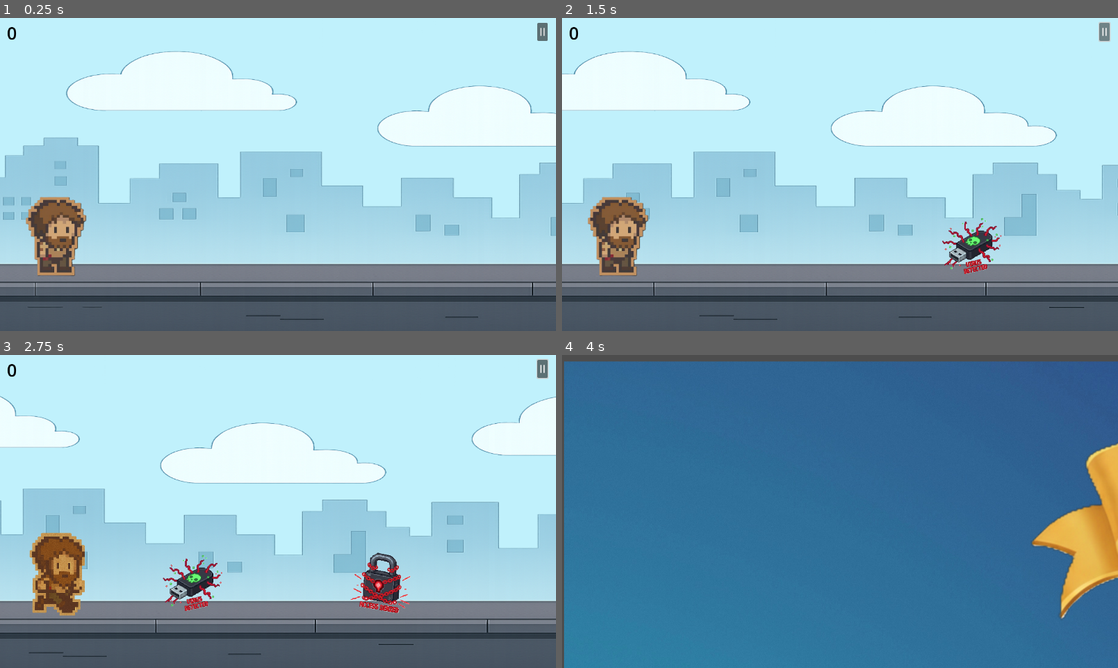
Above: before the commit, frames 1-4 (two rows, left to right).
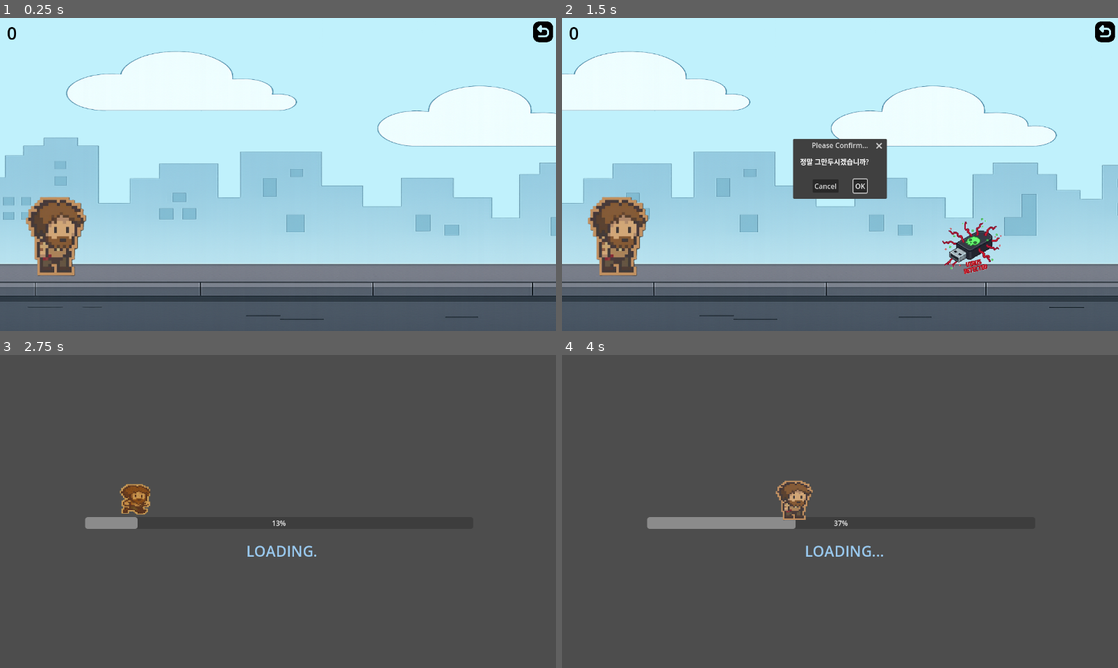
Above: after the commit, the same moments.

Repository: yuu-nn/Iloveboan
Game: Godot game, scene res://scenes/jumpgame.tscn
Two runs of this game, one before a commit and one after it. Both use one fixed random seed, a clock stepped at 60 frames per second and the inputs below. This scene is started directly instead of the project's main scene.
Inputs (mouse positions are in pixels of both pictures, inside the frame that each line leads up to):
- Up to frame 1 (0.25 s): no input
- Up to frame 2 (1.5 s): click (1106, 30) at 0.5 s, where only the run before the commit has a clickable "ll"; click (1106, 30) at 1.27 s
- Up to frame 3 (2.75 s): click (300, 524) at 2 s, where only the run after the commit has a clickable "OK"
- Up to frame 4 (4 s): click (1106, 367) at 2.75 s, where only the run before the commit has a clickable "ll"; tap Enter (ui_accept) at 3.5, 3.77 s; move the mouse to (962, 495) at 3.52 s; click (962, 495) at 3.67 s

The runs differ from the first frame. In frame 1, 0.2% of the frame differs, in the area x 95-100%, y 1-8%; in frame 2, 3.5%; in frame 3, 90%; in frame 4, 98%, in the area x 0-100%, y 2-100%.

Commit message:
점프게임 내 뒤로가기 버튼 구현

Diff:
--- /dev/null
+++ b/mainscene.gd
@@ -0,0 +1,52 @@
+extends Control
+
+# ───────────────────────────────
+# 노드 참조
+# ───────────────────────────────
+@onready var nickname_label = $NICKNAME
+@onready var coin_label = $COIN
+@onready var study_button = $STUDY
+@onready var store_button = $STORE
+@onready var game_button = $GAME
+@onready var profile_button = $PROFILE
+
+# ───────────────────────────────
+# 초기화
+# ───────────────────────────────
+func _ready() -> void:
+	# 닉네임 / 코인 표시
+	nickname_label.text = "NICKNAME: " + Globals.nickname
+	coin_label.text = "COIN: 0 sc"   # 나중에 Globals.coin 추가 가능
+
+	# 버튼 시그널 연결
+	study_button.pressed.connect(_on_study_pressed)
+	store_button.pressed.connect(_on_store_pressed)
+	game_button.pressed.connect(_on_game_pressed)
+	profile_button.pressed.connect(_on_profile_pressed)
+
+	# Globals의 닉네임 변경 이벤트 연결 (Autoload 등록 필수!)
+	if Globals.has_signal("nickname_changed"):
+		Globals.nickname_changed.connect(_on_nickname_changed)
+	else:
+		push_warning("Globals.nickname_changed 시그널을 찾을 수 없습니다.")
+
+# ───────────────────────────────
+# 버튼 콜백
+# ───────────────────────────────
+func _on_study_pressed() -> void:
+	get_tree().change_scene_to_file("res://scenes/LearningScene.tscn")
+
+func _on_store_pressed() -> void:
+	get_tree().change_scene_to_file("res://scenes/ShopScene.tscn")
+
+func _on_game_pressed() -> void:
+	get_tree().change_scene_to_file("res://scenes/jumpgame.tscn")
+
+func _on_profile_pressed() -> void:
+	get_tree().change_scene_to_file("res://scenes/ProfileScene.tscn")
+
+# ───────────────────────────────
+# 닉네임 변경 시 실행
+# ───────────────────────────────
+func _on_nickname_changed(new_name: String) -> void:
+	nickname_label.text = "NICKNAME: " + new_name
--- a/scenes/jumpgame.tscn
+++ b/scenes/jumpgame.tscn
@@ -13,7 +13,9 @@
 [ext_resource type="PackedScene" uid="uid://dxskr6vkf4iys" path="res://scenes/obstacles/obstacle_4.tscn" id="8_4ley2"]
 [ext_resource type="PackedScene" uid="uid://b8v7soica2rlp" path="res://scenes/obstacles/obstacle_5.tscn" id="9_mamp7"]
 [ext_resource type="Script" uid="uid://dsm5t5l6fmmct" path="res://scripts/gamecontroller.gd" id="13_e0rck"]
-[ext_resource type="PackedScene" uid="uid://cufsyvitr16so" path="res://scripts/QuizUI.tscn" id="13_ieuyw"]
+[ext_resource type="PackedScene" uid="uid://cufsyvitr16so" path="res://scenes/QuizUI.tscn" id="13_ieuyw"]
+[ext_resource type="Texture2D" uid="uid://bym57v5elufch" path="res://이미지 모아둔 폴더/backward.png" id="14_4ley2"]
+[ext_resource type="Script" uid="uid://cbbg5s1305il" path="res://scripts/texture_button.gd" id="15_mamp7"]
 
 [sub_resource type="RectangleShape2D" id="RectangleShape2D_eiyhu"]
 size = Vector2(94.89752, 135.69005)
@@ -84,13 +86,20 @@
 
 [node name="QuizUI" parent="UI" instance=ExtResource("13_ieuyw")]
 
-[node name="Button" type="Button" parent="UI"]
-offset_left = 1237.0
-offset_top = 11.0
-offset_right = 1261.0
-offset_bottom = 53.0
-theme_override_font_sizes/font_size = 24
-text = "ll"
+[node name="TextureButton" type="TextureButton" parent="UI"]
+offset_left = 1655.0
+offset_top = 62.0
+offset_right = 2167.0
+offset_bottom = 574.0
+scale = Vector2(0.090220034, 0.09299174)
+pivot_offset = Vector2(-470, -60)
+texture_normal = ExtResource("14_4ley2")
+script = ExtResource("15_mamp7")
+
+[node name="QuitDialog" type="ConfirmationDialog" parent="UI"]
+oversampling_override = 1.0
+position = Vector2i(550, 300)
+dialog_text = "진짜 그만두겠습니까?"
 
 [node name="gamecontroller" type="Node2D" parent="." groups=["gamecontroller", "player"]]
 script = ExtResource("13_e0rck")
--- /dev/null
+++ b/scripts/texture_button.gd
@@ -0,0 +1,16 @@
+extends TextureButton
+
+@onready var quit_dialog: ConfirmationDialog = $"../QuitDialog"
+
+func _ready() -> void:
+	self.pressed.connect(_on_pressed)
+	quit_dialog.confirmed.connect(_on_quit_confirmed)
+
+# 버튼 눌렀을 때 → 다이얼로그 열기
+func _on_pressed() -> void:
+	quit_dialog.dialog_text = "정말 그만두시겠습니까?"
+	quit_dialog.popup_centered()
+
+# 다이얼로그에서 확인 눌렀을 때 → 홈화면으로 이동
+func _on_quit_confirmed() -> void:
+	get_tree().change_scene_to_file("res://scenes/LoadingScene.tscn")
Not shown, added: mainscene.gd.uid
Renamed: scripts/QuizUI.tscn -> scenes/QuizUI.tscn
Not shown: 1 places in scenes/jumpgame.tscn that only renumber resources
Not shown, added: scripts/texture_button.gd.uid
Binary file added: 이미지 모아둔 폴더/backward.png
Not shown, added: 이미지 모아둔 폴더/backward.png.import
